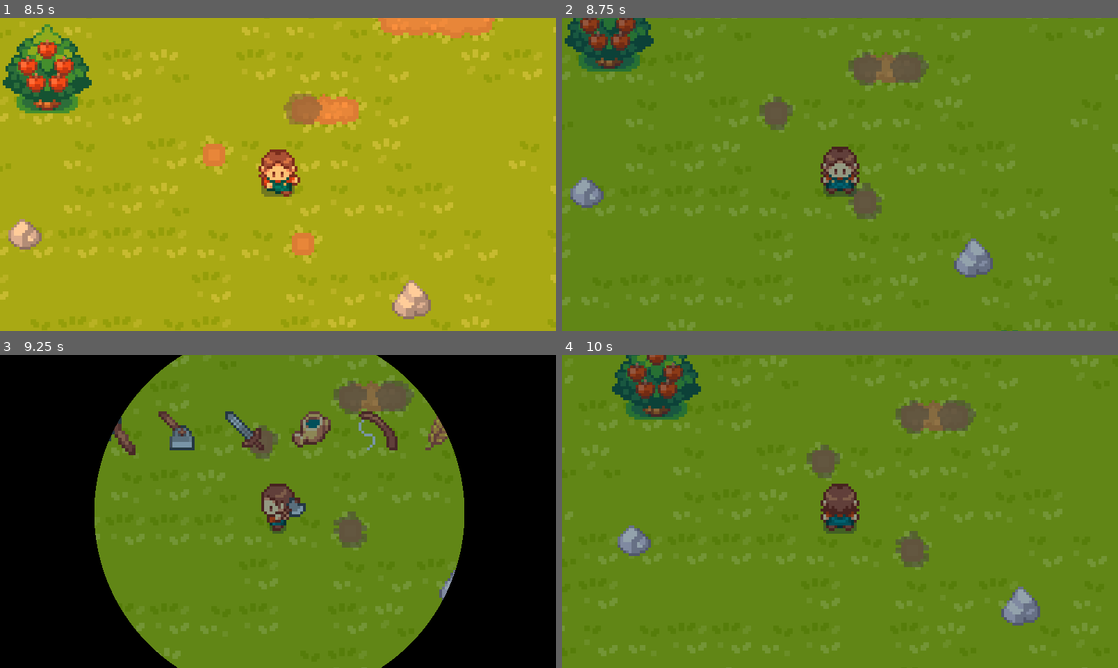
Above: before the commit, frames 1-4 (two rows, left to right).
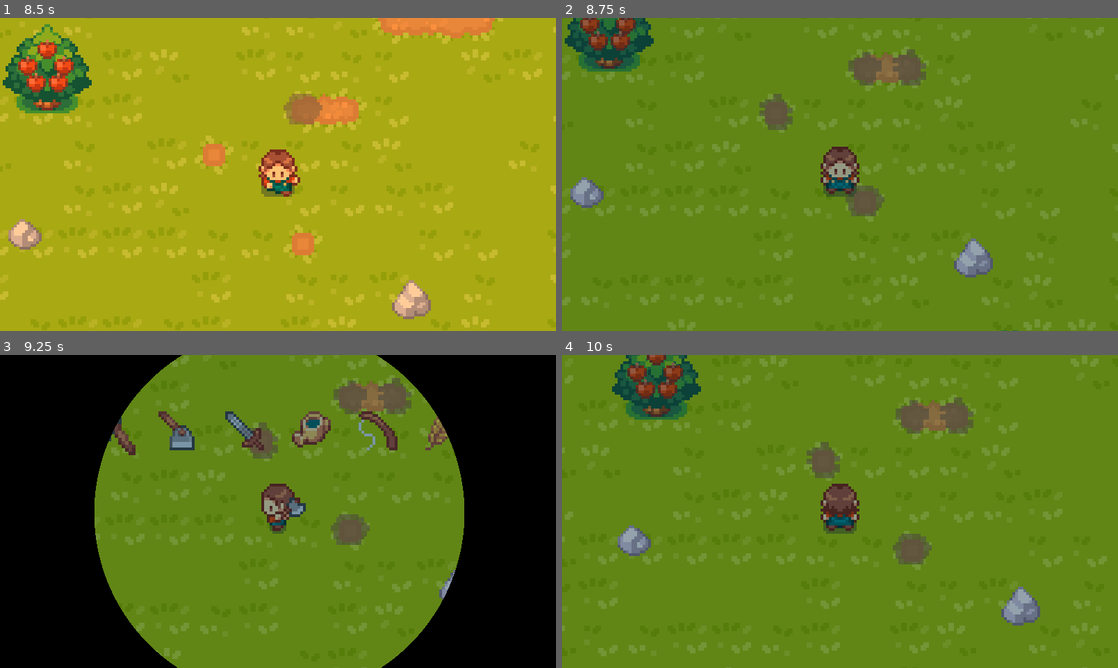
Above: after the commit, the same moments.

Repository: xumeng03/stardew-valley
Game: Godot game, scene res://scenes/main.tscn
Same seed, same stepped clock (60 frames per second), same inputs: the game is played once before the commit and once after it.
Inputs:
- Up to frame 1 (8.5 s): hold D (right) 0.53-1.28 s; tap Space (action) at 0.6, 1.55, 2.1, 3.05, 4.55, 5.85, 7.35 s; tap Tab (next_day) at 0.8, 1.35, 2.3, 3.8, 4.35, 5.3, 6.6, 8.3 s; hold S (down) 1.28-2.03 s; hold D (right) 2.03-2.78 s; hold W (up) 2.78-3.53 s; tap E (behavior_swtich_next) at 2.85, 8.1 s; hold A (left) 3.53-5.03 s; tap Q (behavior_swtich_previous) at 3.6 s; hold S (down) 5.03-5.78 s; tap R (seed_swtich_next) at 5.1 s; hold D (right) 5.78-6.53 s; hold W (up) 6.53-7.28 s; hold D (right) 7.28-8.03 s; hold S (down) from 8.03 s (still down)
- Up to frame 2 (8.75 s): keep holding S (down)
- Up to frame 3 (9.25 s): release S (down) at 8.78 s; hold A (left) from 8.78 s (still down); tap Q (behavior_swtich_previous) at 8.85 s; tap Space (action) at 9.05 s
- Up to frame 4 (10 s): release A (left) at 9.53 s; hold W (up) from 9.53 s (still down); tap Tab (next_day) at 9.6 s

Frame 1 is identical in both runs. In frame 2, 0.4% of the frame differs, in the area x 35-66%, y 10-65%; in frame 3, 0.4%; in frame 4, 0.5%, in the area x 44-75%, y 13-68%.

Commit message:
furniture

Diff:
--- a/scenes/characters/Player.tscn
+++ b/scenes/characters/Player.tscn
@@ -404,6 +404,56 @@
 transitions = ["AxeBlendSpace2D", "WaterBlendSpace2D", SubResource("AnimationNodeStateMachineTransition_tepq8"), "AxeBl …(3431 unchanged characters)…
 graph_offset = Vector2(-370, 61)
 
+[sub_resource type="AnimationNodeBlend2" id="AnimationNodeBlend2_rpfb3"]
+
+[sub_resource type="AnimationNodeAnimation" id="AnimationNodeAnimation_r4u3y"]
+animation = &"idle_left_fish"
+
+[sub_resource type="AnimationNodeAnimation" id="AnimationNodeAnimation_q82im"]
+animation = &"idle_right_fish"
+
+[sub_resource type="AnimationNodeAnimation" id="AnimationNodeAnimation_fd55p"]
+animation = &"idle_up_fish"
+
+[sub_resource type="AnimationNodeAnimation" id="AnimationNodeAnimation_fc1ls"]
+animation = &"idle_down_fish"
+
+[sub_resource type="AnimationNodeAnimation" id="AnimationNodeAnimation_1vfre"]
+animation = &"idle_right_fish"
+
+[sub_resource type="AnimationNodeAnimation" id="AnimationNodeAnimation_kdr5y"]
+animation = &"idle_right_fish"
+
+[sub_resource type="AnimationNodeAnimation" id="AnimationNodeAnimation_20okr"]
+animation = &"idle_left_fish"
+
+[sub_resource type="AnimationNodeAnimation" id="AnimationNodeAnimation_tepq8"]
+animation = &"idle_left_fish"
+
+[sub_resource type="AnimationNodeAnimation" id="AnimationNodeAnimation_wu7o7"]
+animation = &"idle_down_fish"
+
+[sub_resource type="AnimationNodeBlendSpace2D" id="AnimationNodeBlendSpace2D_miirx"]
+blend_point_0/node = SubResource("AnimationNodeAnimation_r4u3y")
+blend_point_0/pos = Vector2(-1, 0)
+blend_point_1/node = SubResource("AnimationNodeAnimation_q82im")
+blend_point_1/pos = Vector2(1, 0)
+blend_point_2/node = SubResource("AnimationNodeAnimation_fd55p")
+blend_point_2/pos = Vector2(0, -1)
+blend_point_3/node = SubResource("AnimationNodeAnimation_fc1ls")
+blend_point_3/pos = Vector2(0, 1)
+blend_point_4/node = SubResource("AnimationNodeAnimation_1vfre")
+blend_point_4/pos = Vector2(1, 1)
+blend_point_5/node = SubResource("AnimationNodeAnimation_kdr5y")
+blend_point_5/pos = Vector2(1, -1)
+blend_point_6/node = SubResource("AnimationNodeAnimation_20okr")
+blend_point_6/pos = Vector2(-1, 1)
+blend_point_7/node = SubResource("AnimationNodeAnimation_tepq8")
+blend_point_7/pos = Vector2(-1, -1)
+blend_point_8/node = SubResource("AnimationNodeAnimation_wu7o7")
+blend_point_8/pos = Vector2(0, 0)
+blend_mode = 1
+
 [sub_resource type="AnimationNodeAnimation" id="AnimationNodeAnimation_mqro2"]
 animation = &"idle_left"
 
@@ -519,15 +569,19 @@
 [sub_resource type="AnimationNodeOneShot" id="AnimationNodeOneShot_7n8ao"]
 
 [sub_resource type="AnimationNodeBlendTree" id="AnimationNodeBlendTree_mqro2"]
-graph_offset = Vector2(-518, 70.666664)
-nodes/output/position = Vector2(546.6667, 240)
+graph_offset = Vector2(-363.21973, -22.788147)
+nodes/output/position = Vector2(946.6667, 226.66667)
 nodes/MoveStateMachine/node = SubResource("AnimationNodeStateMachine_ufbvs")
 nodes/MoveStateMachine/position = Vector2(-120, 106.666664)
 nodes/BehaviorStateMachine/node = SubResource("AnimationNodeStateMachine_yqvtr")
 nodes/BehaviorStateMachine/position = Vector2(-120, 320)
 nodes/OneShot/node = SubResource("AnimationNodeOneShot_7n8ao")
 nodes/OneShot/position = Vector2(253.33333, 160)
-node_connections = [&"output", 0, &"OneShot", &"OneShot", 0, &"MoveStateMachine", &"OneShot", 1, &"BehaviorStateMachine"]
+nodes/FishBlend2/node = SubResource("AnimationNodeBlend2_rpfb3")
+nodes/FishBlend2/position = Vector2(680, 200)
+nodes/FishBlendSpace2D/node = SubResource("AnimationNodeBlendSpace2D_miirx")
+nodes/FishBlendSpace2D/position = Vector2(440, 346.66666)
+node_connections = [&"output", 0, &"FishBlend2", &"OneShot", 0, &"MoveStateMachine", &"OneShot", 1, &"BehaviorStateMachine", &"FishBlend2", 0, &"OneShot", &"FishBlend2", 1, &"FishBlendSpace2D"]
 
 [sub_resource type="ShaderMaterial" id="ShaderMaterial_rpfb3"]
 shader = ExtResource("5_gj1sn")
@@ -546,6 +600,7 @@
 texture = ExtResource("1_pq8s5")
 hframes = 33
 vframes = 4
+frame = 1
 
 [node name="CollisionShape2D" type="CollisionShape2D" parent="."]
 shape = SubResource("CapsuleShape2D_pq8s5")
@@ -572,6 +627,8 @@
 parameters/OneShot/active = false
 parameters/OneShot/internal_active = false
 parameters/OneShot/request = 0
+parameters/FishBlend2/blend_amount = 0.0
+parameters/FishBlendSpace2D/blend_position = Vector2(0, 0)
 
 [node name="Camera2D" type="Camera2D" parent="."]
 zoom = Vector2(4, 4)
--- a/scenes/characters/player.gd
+++ b/scenes/characters/player.gd
@@ -30,6 +30,8 @@
 		process_behavior()
 		# character movement
 		process_move()
+	else:
+		process_fish_behavior()
 	move_signal.emit(position + last_direction * 16 + Vector2(0, 2))
 
 func process_input():
@@ -52,6 +54,7 @@
 		move_state_machine.travel("RunBlendSpace2D")
 		animation_tree.set("parameters/MoveStateMachine/RunBlendSpace2D/blend_position", direction)
 		animation_tree.set("parameters/MoveStateMachine/IdleBlendSpace2D/blend_position", direction)
+		animation_tree.set("parameters/FishBlendSpace2D/blend_position", direction)
 		for animation in DATA.ANIMATIONS:
 			animation_tree.set("parameters/BehaviorStateMachine/" + animation.capitalize() + "BlendSpace2D/blend_position", direction)
 	else:
@@ -64,10 +67,14 @@
 func process_behavior():
 	if Input.is_action_just_pressed(DATA.ACTIONS_ACTION):
 		if $RayCast2D.is_colliding():
-			print("colliding", $RayCast2D.get_collider().name)
+			# print("colliding", $RayCast2D.get_collider().name)
 			$RayCast2D.get_collider().interact(self)
 		else:
 			animation_tree.set("parameters/OneShot/request", AnimationNodeOneShot.ONE_SHOT_REQUEST_FIRE)
+
+func process_fish_behavior():
+	if Input.is_action_just_pressed(DATA.ACTIONS_ACTION):
+		print("process fish behavior")
 
 func process_move():
 	velocity = direction * speed
@@ -75,6 +82,10 @@
 		var ray_direction = Vector2(direction.x, 0) if direction.x != 0 else Vector2(0, direction.y)
 		$RayCast2D.target_position = ray_direction.normalized() * 20
 	move_and_slide()
+
+func start_fishing():
+	print("start fishing")
+	animation_tree.set("parameters/FishBlend2/blend_amount", 1)
 
 func _on_animation_tree_animation_started(_anim_name: StringName) -> void:
 	can_move = false
--- a/scenes/day_night/day_night.gd
+++ b/scenes/day_night/day_night.gd
@@ -53,6 +53,9 @@
 
 
 func _on_timer_timeout() -> void:
+	next_day()
+
+func next_day() -> void:
 	timer.stop()
 	is_transitioning = true
 	var shader_material = player.get_node("ColorRect").material as ShaderMaterial
--- a/scenes/main.gd
+++ b/scenes/main.gd
@@ -5,6 +5,13 @@
 var crop_info_scene = preload("res://scenes/UI/CropInfo.tscn")
 var previous_highlight_tile: Vector2i = Vector2i(-999, -999)
 var plant_grids: Array[Vector2i] = []
+
+func _ready() -> void:
+	var bed = get_node("House/BedStaticBody2D")
+	bed.next_day_signal.connect(func():
+		# print("next day")
+		get_node("DayNight").next_day()
+	)
 
 func cell_has_plant(grid: Vector2i) -> bool:
 	return grid in plant_grids
@@ -35,9 +42,10 @@
 		var gress_tile_data = $Farm/GressTileMapLayer.get_cell_tile_data(grid) as TileData
 		var soil_tile_data = $Farm/SoilTileMapLayer.get_cell_tile_data(grid) as TileData
 		if not gress_tile_data and not soil_tile_data:
-			print("can fish here")
-		else:
-			print("can't fish here")
+			# print("can fish here")
+			$Objects/Player.start_fishing()
+		# else:
+		# 	print("can't fish here")
 	if bi == 5:
 		var tile_data = $Farm/SoilTileMapLayer.get_cell_tile_data(grid) as TileData
 		if tile_data and not cell_has_plant(grid):
--- a/scenes/world/House.tscn
+++ b/scenes/world/House.tscn
@@ -1,10 +1,15 @@
-[gd_scene load_steps=12 format=4 uid="uid://calohtxnaln5p"]
+[gd_scene load_steps=20 format=4 uid="uid://calohtxnaln5p"]
 
 [ext_resource type="Texture2D" uid="uid://d0o0tkoeim77x" path="res://assets/world/walls_nofloor.png" id="1_4e2xq"]
 [ext_resource type="Script" uid="uid://dpl4j8k5hnie0" path="res://scenes/world/house.gd" id="1_nymn7"]
 [ext_resource type="Texture2D" uid="uid://daql7brp0cvq3" path="res://assets/world/walls_floor_tile.png" id="2_pn3k0"]
 [ext_resource type="PackedScene" uid="uid://7xnkjuv0scuv" path="res://scenes/world/tv.tscn" id="4_cwu3e"]
 [ext_resource type="Texture2D" uid="uid://cnce1mjljbnd0" path="res://assets/world/roof.png" id="4_oyjyh"]
+[ext_resource type="PackedScene" uid="uid://ceufh3d016742" path="res://scenes/world/bed.tscn" id="6_r15lg"]
+[ext_resource type="Texture2D" uid="uid://cld1esoq5y5fm" path="res://assets/world/plant.png" id="7_4vwmu"]
+[ext_resource type="Texture2D" uid="uid://cnca2e36xh345" path="res://assets/world/table.png" id="8_goklw"]
+[ext_resource type="Texture2D" uid="uid://1ighy3r8tu7o" path="res://assets/world/bookshelf.png" id="9_cpu8s"]
+[ext_resource type="Texture2D" uid="uid://1svegknlpogp" path="res://assets/world/carpet.png" id="9_goklw"]
 
 [sub_resource type="TileSetAtlasSource" id="TileSetAtlasSource_oyjyh"]
 texture = ExtResource("2_pn3k0")
@@ -343,6 +348,15 @@
 [sub_resource type="TileSet" id="TileSet_r15lg"]
 sources/0 = SubResource("TileSetAtlasSource_cwu3e")
 
+[sub_resource type="RectangleShape2D" id="RectangleShape2D_3fd2p"]
+size = Vector2(6, 19)
+
+[sub_resource type="RectangleShape2D" id="RectangleShape2D_cjase"]
+size = Vector2(24, 17)
+
+[sub_resource type="RectangleShape2D" id="RectangleShape2D_2lx8m"]
+size = Vector2(26, 19)
+
 [node name="House" type="Node2D"]
 y_sort_enabled = true
 script = ExtResource("1_nymn7")
@@ -375,5 +389,42 @@
 [node name="CollisionPolygon2D" type="CollisionPolygon2D" parent="HouseArea2D"]
 polygon = PackedVector2Array(-78, -62, 62, -62, 62, 45, 0, 46, 0, 53, -15, 53, -15, 47, -79, 47)
 
+[node name="BedStaticBody2D" parent="." instance=ExtResource("6_r15lg")]
+position = Vector2(49, -43)
+
+[node name="PlantStaticBody2D" type="StaticBody2D" parent="."]
+position = Vector2(-44, -44)
+
+[node name="Sprite2D" type="Sprite2D" parent="PlantStaticBody2D"]
+texture = ExtResource("7_4vwmu")
+
+[node name="CollisionShape2D" type="CollisionShape2D" parent="PlantStaticBody2D"]
+shape = SubResource("RectangleShape2D_3fd2p")
+
+[node name="TableStaticBody2D" type="StaticBody2D" parent="."]
+position = Vector2(-9, -5)
+
+[node name="Sprite2D" type="Sprite2D" parent="TableStaticBody2D"]
+texture = ExtResource("8_goklw")
+
+[node name="CollisionShape2D" type="CollisionShape2D" parent="TableStaticBody2D"]
+position = Vector2(0, -1.5)
+shape = SubResource("RectangleShape2D_cjase")
+
+[node name="CarpetSprite2D" type="Sprite2D" parent="."]
+z_index = -1
+position = Vector2(-9, 25)
+texture = ExtResource("9_goklw")
+
+[node name="BookshelfStaticBody2D" type="StaticBody2D" parent="."]
+position = Vector2(-16, -44)
+
+[node name="Sprite2D" type="Sprite2D" parent="BookshelfStaticBody2D"]
+texture = ExtResource("9_cpu8s")
+
+[node name="CollisionShape2D" type="CollisionShape2D" parent="BookshelfStaticBody2D"]
+position = Vector2(0, 0.5)
+shape = SubResource("RectangleShape2D_2lx8m")
+
 [connection signal="body_entered" from="HouseArea2D" to="." method="_on_house_area_2d_body_entered"]
 [connection signal="body_exited" from="HouseArea2D" to="." method="_on_house_area_2d_body_exited"]
--- /dev/null
+++ b/scenes/world/bed.gd
@@ -0,0 +1,6 @@
+extends StaticBody2D
+
+signal next_day_signal()
+
+func interact(_player: Node2D) -> void:
+	next_day_signal.emit()
--- /dev/null
+++ b/scenes/world/bed.tscn
@@ -0,0 +1,18 @@
+[gd_scene load_steps=4 format=3 uid="uid://ceufh3d016742"]
+
+[ext_resource type="Script" uid="uid://cj47nw57apsyd" path="res://scenes/world/bed.gd" id="1_j5g5w"]
+[ext_resource type="Texture2D" uid="uid://bnsgx6r2504lv" path="res://assets/world/bed.png" id="1_ue12n"]
+
+[sub_resource type="RectangleShape2D" id="RectangleShape2D_j5g5w"]
+size = Vector2(14, 20)
+
+[node name="BedStaticBody2D" type="StaticBody2D"]
+collision_layer = 4
+collision_mask = 0
+script = ExtResource("1_j5g5w")
+
+[node name="Sprite2D" type="Sprite2D" parent="."]
+texture = ExtResource("1_ue12n")
+
+[node name="CollisionShape2D" type="CollisionShape2D" parent="."]
+shape = SubResource("RectangleShape2D_j5g5w")
--- a/scenes/world/house.gd
+++ b/scenes/world/house.gd
@@ -22,11 +22,11 @@
 	print("door cell: ", door_cell)
 
 
-func _on_house_area_2d_body_entered(body: Node2D) -> void:
+func _on_house_area_2d_body_entered(_body: Node2D) -> void:
 	inside_house = true
-	print("body entered house: ", body.name)
+	# print("body entered house: ", body.name)
 
 
-func _on_house_area_2d_body_exited(body: Node2D) -> void:
+func _on_house_area_2d_body_exited(_body: Node2D) -> void:
 	inside_house = false
-	print("body exited house", body.name)
+	# print("body exited house", body.name)
Binary file added: assets/world/bed.png
Not shown, added: assets/world/bed.png.import
Binary file added: assets/world/bookshelf.png
Not shown, added: assets/world/bookshelf.png.import
Binary file added: assets/world/carpet.png
Not shown, added: assets/world/carpet.png.import
Binary file added: assets/world/plant.png
Not shown, added: assets/world/plant.png.import
Binary file added: assets/world/table.png
Not shown, added: assets/world/table.png.import
Not shown: 1 places in scenes/characters/Player.tscn that only renumber resources
Not shown, added: scenes/world/bed.gd.uid
